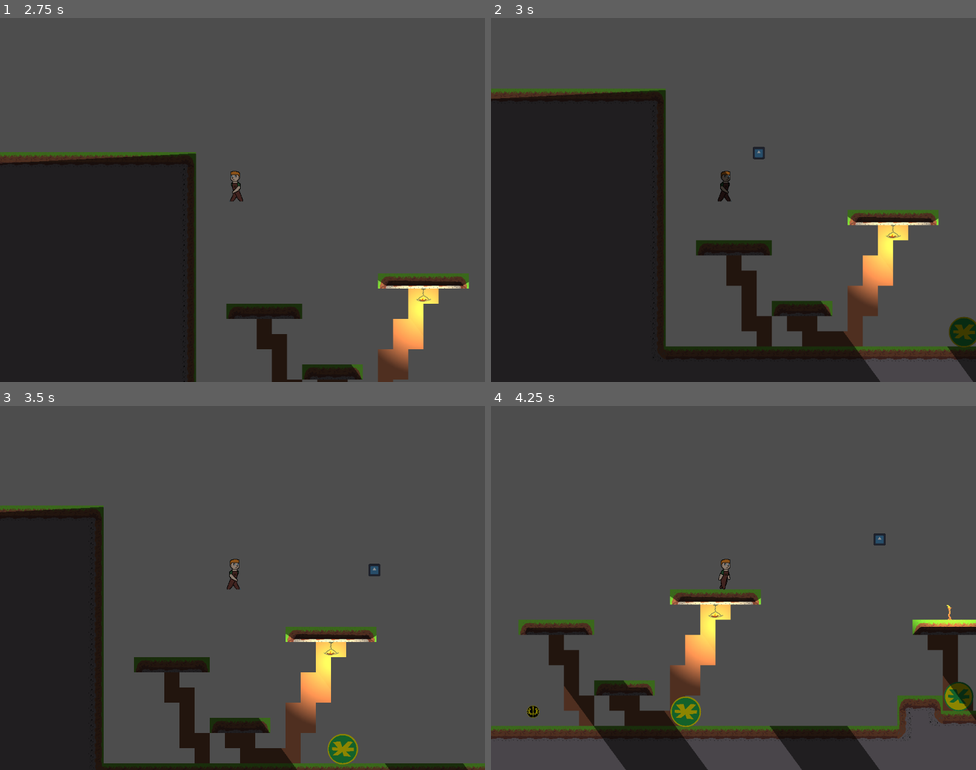
Above: before the commit, frames 1-4 (two rows, left to right).
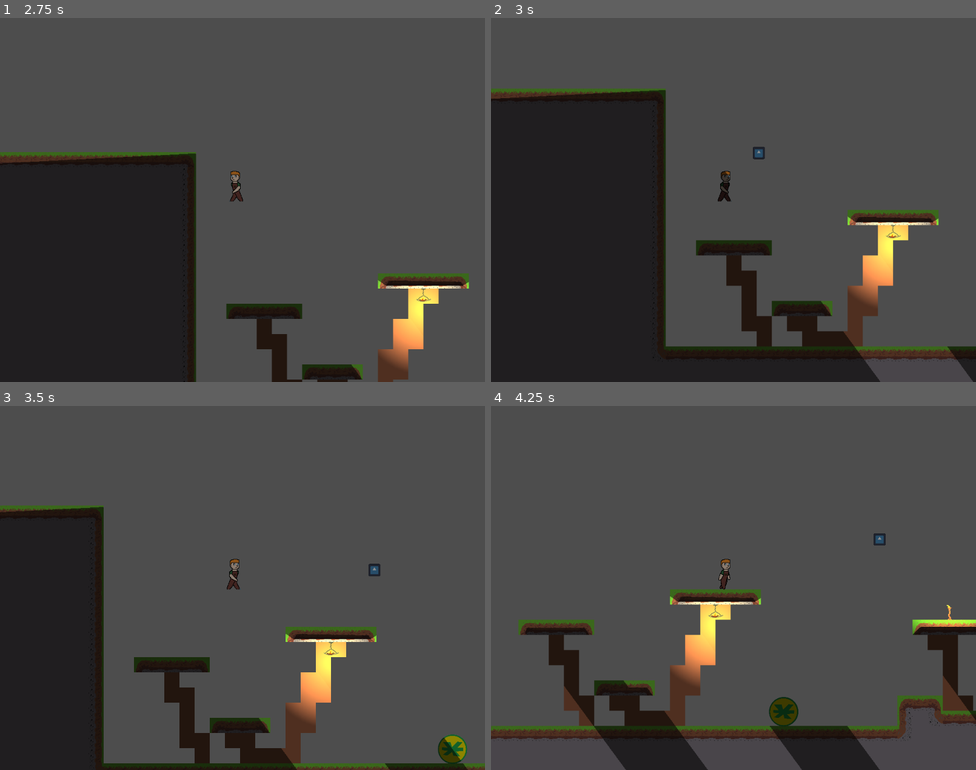
Above: after the commit, the same moments.

Repository: zac112/HeroFarmer
Game: Godot game, scene res://Assets/TheStart/Start.tscn
Two runs of this game, one before a commit and one after it. Both use one fixed random seed, a clock stepped at 60 frames per second and the inputs below. The engine's default icon, where the game draws it, is replaced by a stand-in: a white triangle on a blue panel in a dark square.
Inputs:
- Up to frame 1 (2.75 s): tap Enter at 0.5 s; hold Space (Farm_action) 0.53-1.28 s; hold D (Farm_right) 0.53-2.03 s; tap W (Farm_up) at 0.77, 1.52 s; tap Space (Farm_action) at 1.35 s; hold A (Farm_left) from 2.03 s (still down); hold Space (Farm_action) from 2.03 s (still down)
- Up to frame 2 (3 s): release A (Farm_left) at 2.78 s; release Space (Farm_action) at 2.78 s; hold D (Farm_right) from 2.78 s (still down); tap Space (Farm_action) at 2.85 s
- Up to frame 3 (3.5 s): keep holding D (Farm_right); tap W (Farm_up) at 3.02 s
- Up to frame 4 (4.25 s): keep holding D (Farm_right); hold Space (Farm_action) from 3.53 s (still down); tap W (Farm_up) at 3.77 s

Frame 1 is identical in both runs. In frame 2, 0.4% of the frame differs, in the area x 94-100%, y 82-91%; in frame 3, 0.8%; in frame 4, 1.2%, in the area x 7-100%, y 75-89%.

Commit message:
Enemy and player updates

Diff:
--- a/Assets/Enemies/Enemy_melee.gd
+++ b/Assets/Enemies/Enemy_melee.gd
@@ -25,7 +25,9 @@
 var can_follow = true
 
 func _physics_process(delta):
-	if !can_follow:
+	if $FollowCooldown.time_left < 0.8 and !can_follow and is_on_floor():
+		velocity.y = -100
+	elif !can_follow:
 		velocity.x = move_toward(velocity.x, 0, SPEED)
 	elif following:
 		if player.position.x - position.x > 0:
--- a/Assets/Platform/Level1/level_1.1.tscn
+++ b/Assets/Platform/Level1/level_1.1.tscn
@@ -637,7 +637,7 @@
 frame_progress = 0.839094
 
 [node name="Enemy_melee" parent="." instance=ExtResource("9_e3rn7")]
-position = Vector2(561, -97)
+position = Vector2(224, -61)
 
 [node name="Enemy_melee2" parent="." instance=ExtResource("9_e3rn7")]
 position = Vector2(1052, -66)
@@ -661,4 +661,4 @@
 position = Vector2(3034, -351)
 
 [node name="Enemy_ranged" parent="." instance=ExtResource("10_rp17x")]
-position = Vector2(248, -63)
+position = Vector2(578, -67)
--- a/Assets/Player/Platform/player_platform.gd
+++ b/Assets/Player/Platform/player_platform.gd
@@ -186,7 +186,7 @@
 		playerHealth -= 1
 		$AnimatedSprite2D.modulate.a -= 0.33
 		if playerHealth <= 0:
-			pass
+			die()
 
 		invincible = true
 		$Invisibility.start()
@@ -220,6 +220,5 @@
 
 
 func _on_area_2d_body_entered(body):
-
 	if body.has_method("hit"):
 		body.hit(10000)
--- a/Assets/Player/Platform/player_platform.tscn
+++ b/Assets/Player/Platform/player_platform.tscn
@@ -2,9 +2,8 @@
 
 [ext_resource type="Script" path="res://Assets/Player/Platform/player_platform.gd" id="1_uttb6"]
 [ext_resource type="Texture2D" uid="uid://b7hex7r7x46h6" path="res://Assets/Player/Platform/peli.png" id="2_86gsd"]
-
 [ext_resource type="PackedScene" uid="uid://bfkdqfodthehd" path="res://Assets/Player/Platform/player_death_particles.tscn" id="2_smvec"]
-[ext_resource type="PackedScene" uid="uid://dxmwdnavcymr7" path="res://Assets/Player/Platform/death_popup.tscn" id="3_15alw"]
+[ext_resource type="PackedScene" uid="uid://cq4o80vmyg1w7" path="res://Assets/Player/Platform/death_popup.tscn" id="3_15alw"]
 
 [sub_resource type="AtlasTexture" id="AtlasTexture_rtt0y"]
 atlas = ExtResource("2_86gsd")
@@ -85,6 +84,7 @@
 position = Vector2(17, 0)
 
 [node name="Area2D" type="Area2D" parent="Marker2D"]
+collision_mask = 5
 
 [node name="melee_hitbox" type="CollisionShape2D" parent="Marker2D/Area2D"]
 position = Vector2(1, -1)
Not shown: 2 places in Assets/Platform/Level1/level_1.1.tscn that only renumber resources
